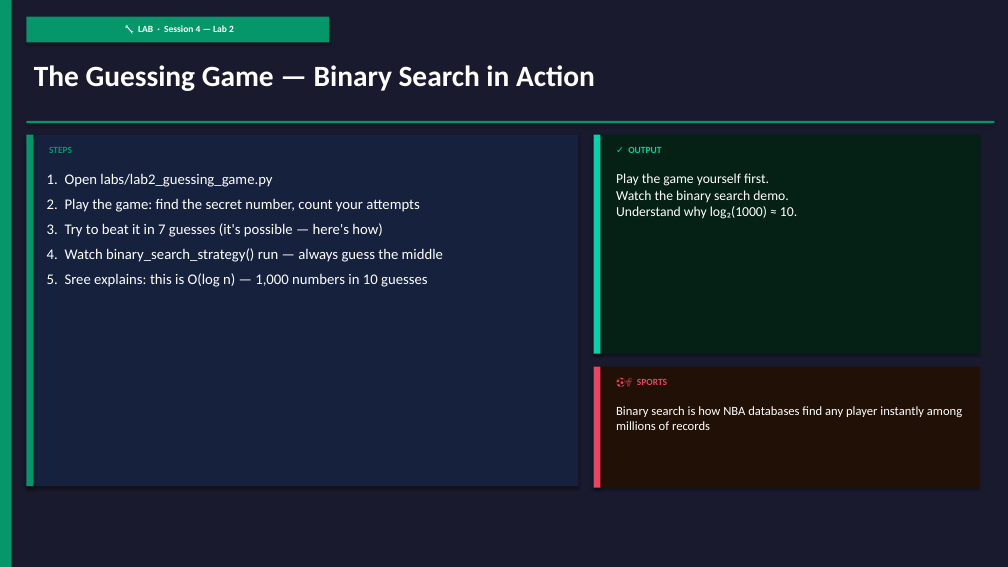
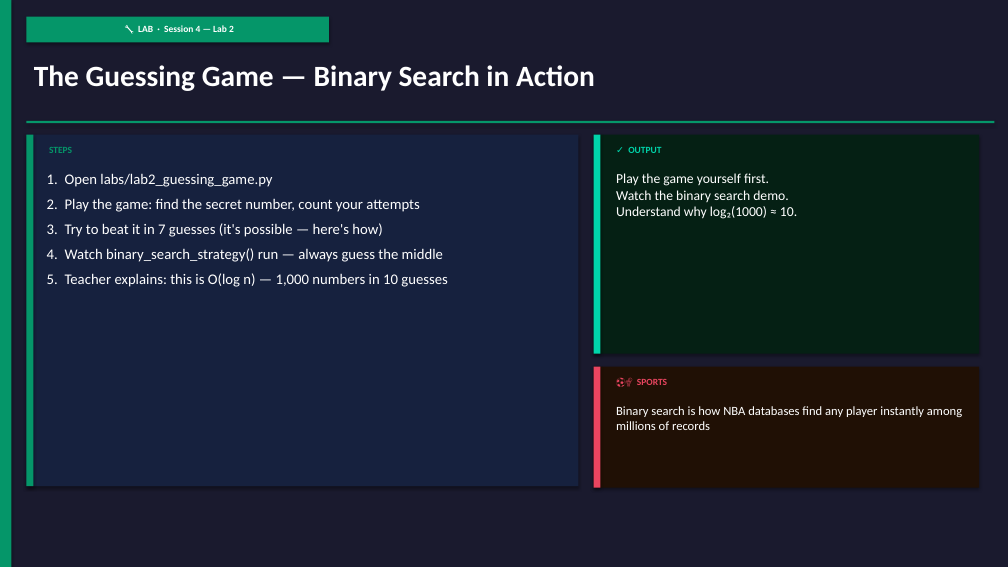
Before and after one commit to SreeGD/jumpstartm_c, a slide deck: slide 44 of curriculum_advaith.pptx. Drawn at 1008x567 pixels with LibreOffice and Linux fonts; fonts in the diff are those of the drawing. Boxes give left, top, right and bottom in pixels: in the first picture for what was removed or moved away, otherwise in the second. Text is boxed around its words. In the diff, an @@ line names an element or a change of style, - is before the commit and + after.

```diff
--- a/curriculum_advaith.pptx
+++ b/curriculum_advaith.pptx
@@ text at (47, 273, 448, 287): text changed @@
-5. Sree explains: this is O(log n) — 1,000 numbers in 10 guesses
+5. Teacher explains: this is O(log n) — 1,000 numbers in 10 guesses
```
Also in this commit, not shown: 24 other slides changed, 35 other files.
